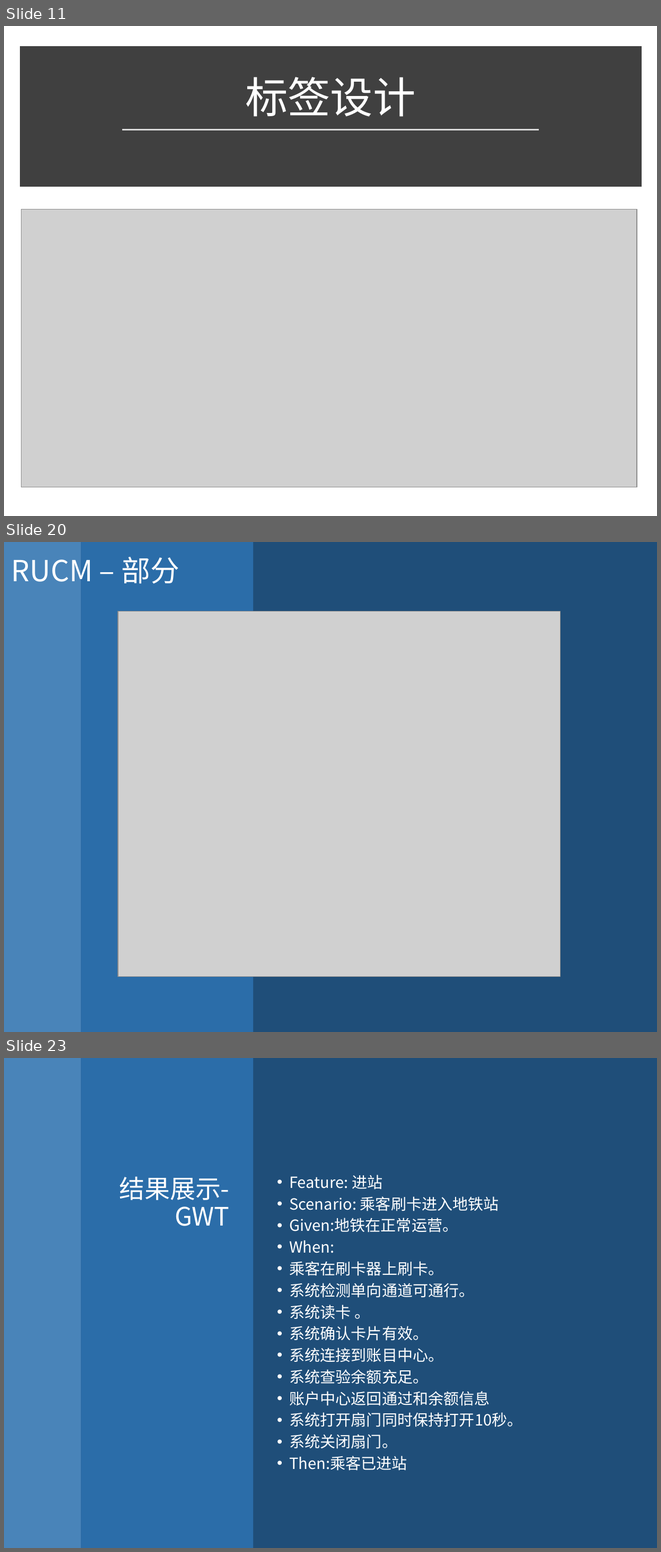
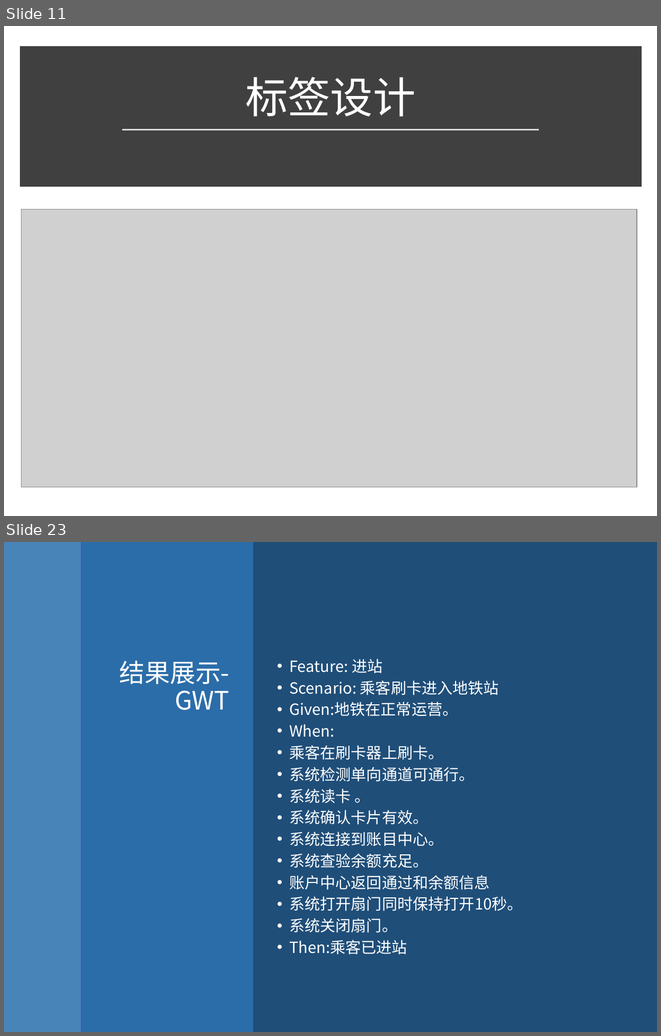
Before and after one commit to PatrickZad/AISRED, a slide deck: TEAM演示.pptx. Shown one above the other, each under a label of ours: slides 11, 20 and 23 before the commit, slides 11 and 23 after it; the slides between them are not shown. The pictures are 661x1552 and 661x1036 pixels, drawn with LibreOffice and Linux fonts; fonts in the diff are those of the drawing; grey boxes stand for pictures. Boxes give left, top, right and bottom in pixels: in the first picture for what was removed or moved away, otherwise in the second. Text is boxed around its words. In the diff, an @@ line names an element or a change of style, - is before the commit and + after.

```diff
--- a/TEAM演示.pptx
+++ b/TEAM演示.pptx
@@ slide 20 removed at (4, 542, 657, 1032), background #1F4E79 @@
@@ rectangle removed at (4, 542, 81, 1032) @@
@@ text removed at (11, 557, 180, 584) @@
-RUCM – 部分
@@ rectangle removed at (81, 542, 254, 1032) @@
@@ picture removed at (117, 611, 559, 976) @@
```
Also in this commit, not shown: 9 slides changed, 2 slides added, 1 other slide removed.
